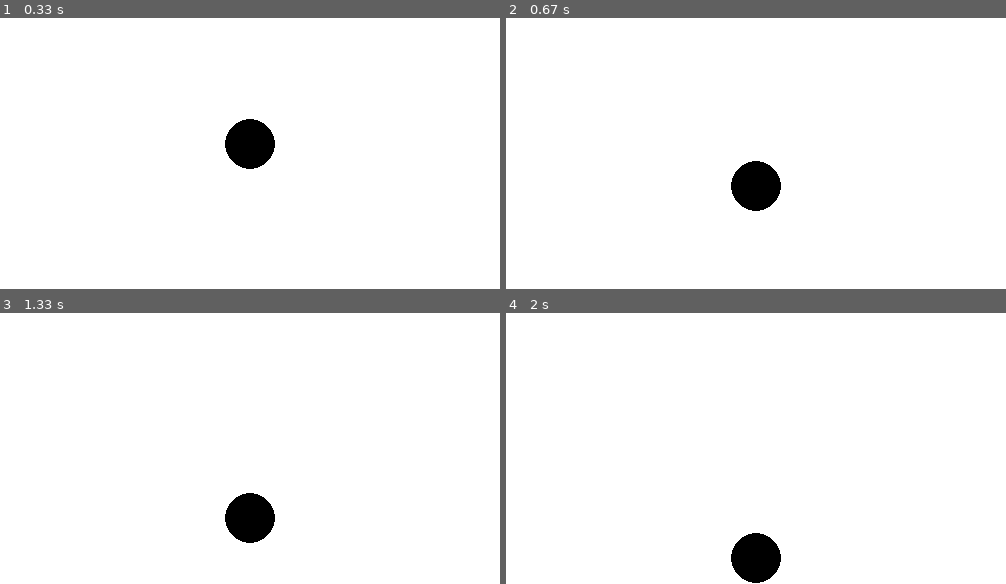
Above: before the commit, frames 1-4 (two rows, left to right).
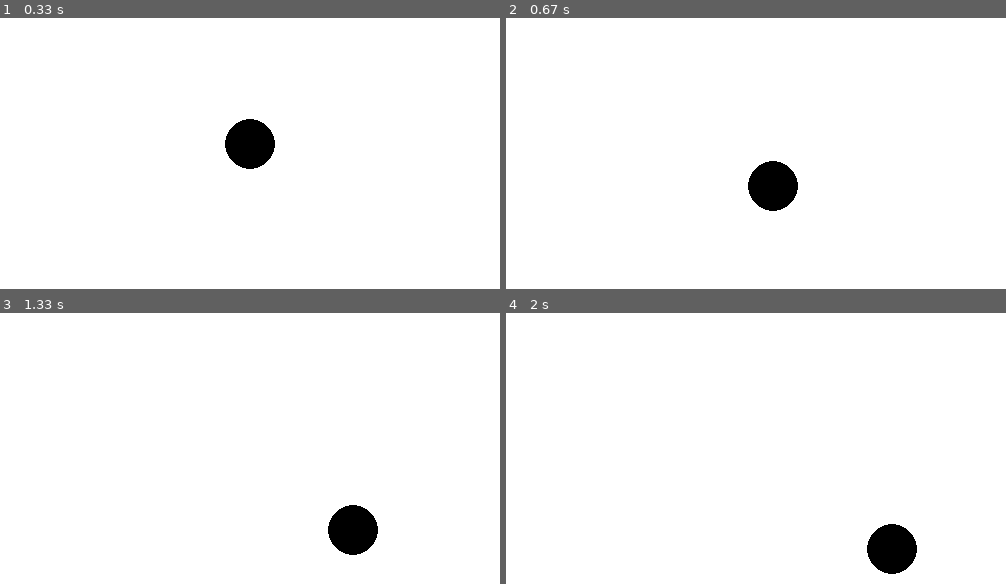
Above: after the commit, the same moments.

Repository: GraemeChestnut/PygameIDK
Game: pygame game, started from GravitySimulation.py
Two runs of this game, one before a commit and one after it. Both use one fixed random seed, a clock stepped at 60 frames per second and the inputs below.
Inputs:
- Up to frame 1 (0.33 s): no input
- Up to frame 2 (0.67 s): tap D at 0.33 s
- Up to frame 3 (1.33 s): tap A at 0.67 s; hold Right from 1 s (still down); hold D from 1 s (still down); tap Space at 1.07 s
- Up to frame 4 (2 s): tap Space at 1.37, 1.57, 1.87 s; release Right at 1.47 s; release D at 1.47 s; hold Right 1.5-1.97 s; hold D 1.5-1.97 s

Frame 1 is identical in both runs. In frame 2, 1.2% of the frame differs, in the area x 45-59%, y 52-72%; in frame 3, 2.8%, in the area x 45-76%, y 66-90%; in frame 4, 2.8%.

Commit message:
x and y movement completed

Diff:
--- a/GravitySimulation.py
+++ b/GravitySimulation.py
@@ -13,8 +13,11 @@
 
 x, y = SCREEN_SIZE/2 , SCREEN_SIZE/2    # middle of the screen
 dy = 0  # vertical speed, starts at 0 since circle is not moving
+dx = 0
 gravity = 0.5 # gravity multipler
 damping = 0.7 # damping for bounce, when ball bounce it doesn't bounce back as high
+acceleration = 0.5
+friction = 0.05
 
 while running:
     # poll for events
@@ -23,6 +26,8 @@
         if event.type == pygame.QUIT:
             running = False
 
+    keys = pygame.key.get_pressed() # y movement
+
     # fill the screen with a color to wipe away anything from last frame
     screen.fill("white")
 
@@ -30,12 +35,50 @@
     dy += gravity # increase y down force by gravity
     y += dy # updates y position
 
+    x += dx
+
+    if keys[pygame.K_d]:
+        dx += acceleration
+    if keys[pygame.K_a]:
+        dx -= acceleration
+
+
     # checks for colision with the ground
     if (y + radius > SCREEN_SIZE):
         y = SCREEN_SIZE - radius
         dy = -dy * damping
+    if (y - radius < 0):
+        y = radius
+        dy = -(dy * damping)
+    if (x + radius > SCREEN_SIZE):
+        x = SCREEN_SIZE - radius
+        dx = -dx * damping
+    if (x - radius < 0):
+        x = radius
+        dx = -(dx * damping)
+
+    if not keys[pygame.K_LEFT] and not keys[pygame.K_RIGHT]:
+        if dx > 0:
+            dx -= friction
+            if dx < 0:
+                dx = 0
+        elif dx < 0:
+            dx += friction
+            if dx > 0:
+                dx = 0
+
+
 
     pygame.draw.circle(screen, color, (x, y), radius)
+
+
+    if keys[pygame.K_SPACE]:
+        #y -= 10
+        dy -= gravity*1.5
+    if keys[pygame.K_d]:
+        pass
+    if keys[pygame.K_a]:
+        pass
 
     # flip() the display to put your work on screen
     pygame.display.flip()
